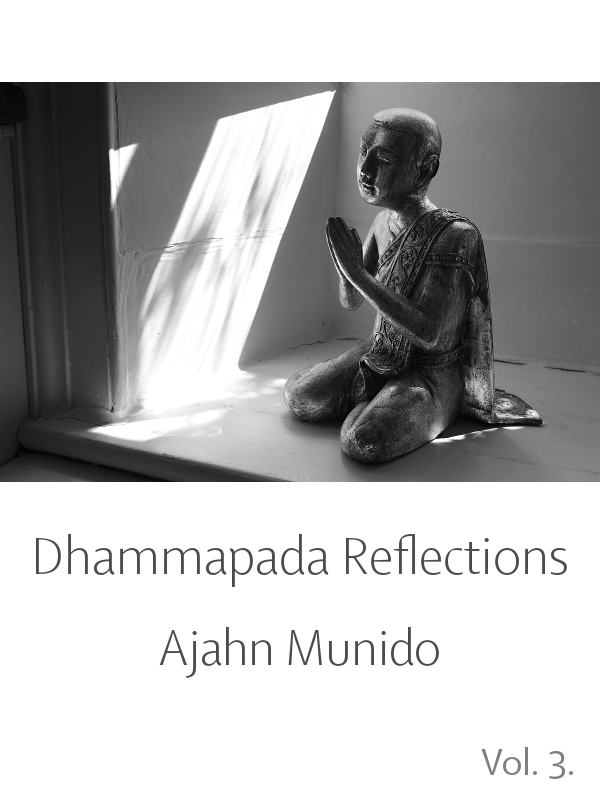
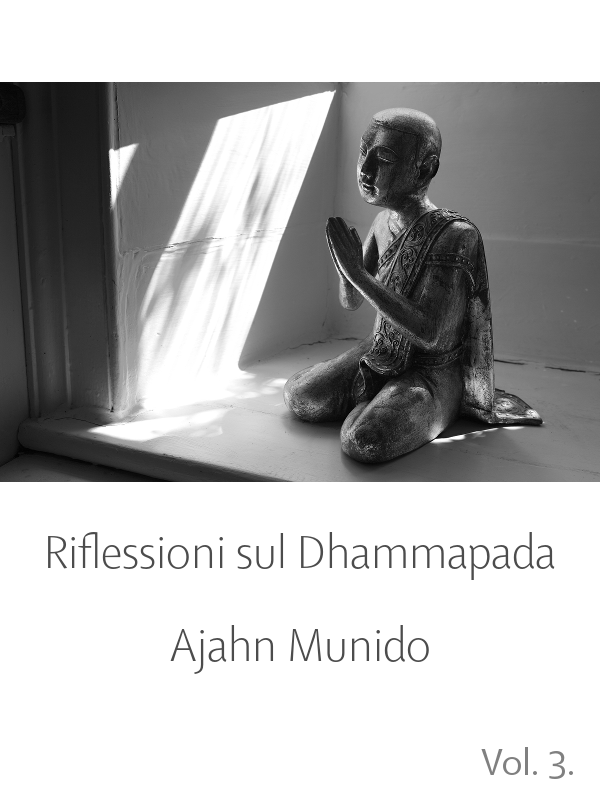
The second 600×800 image is a revision of the first. Changes to its layers:
renamed "Dhammapada Reflections" to "Riflessioni sul Dhammapada", painted on it over [36, 532, 567, 587]
painted on "Ajahn Munido" over [159, 625, 439, 678]
